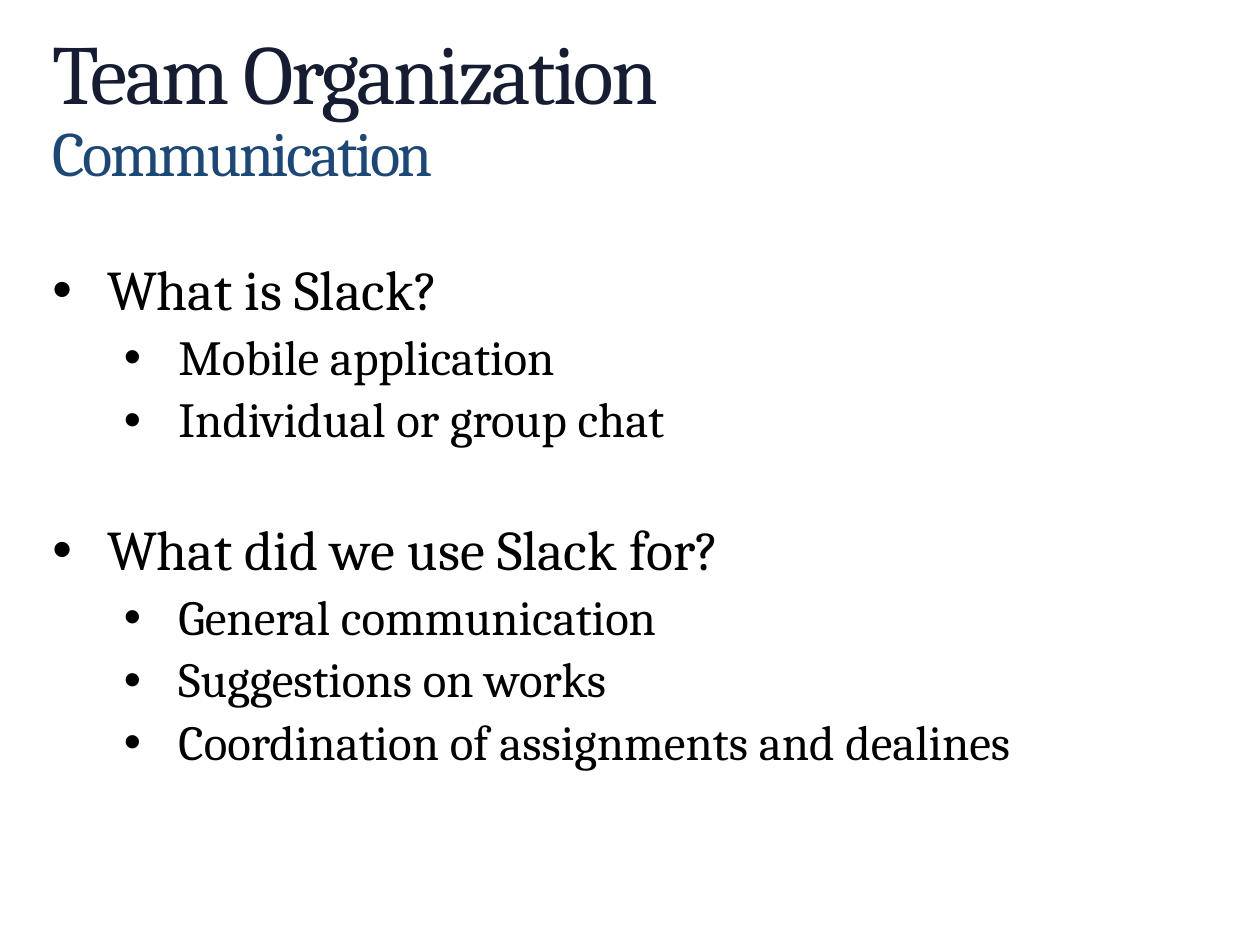
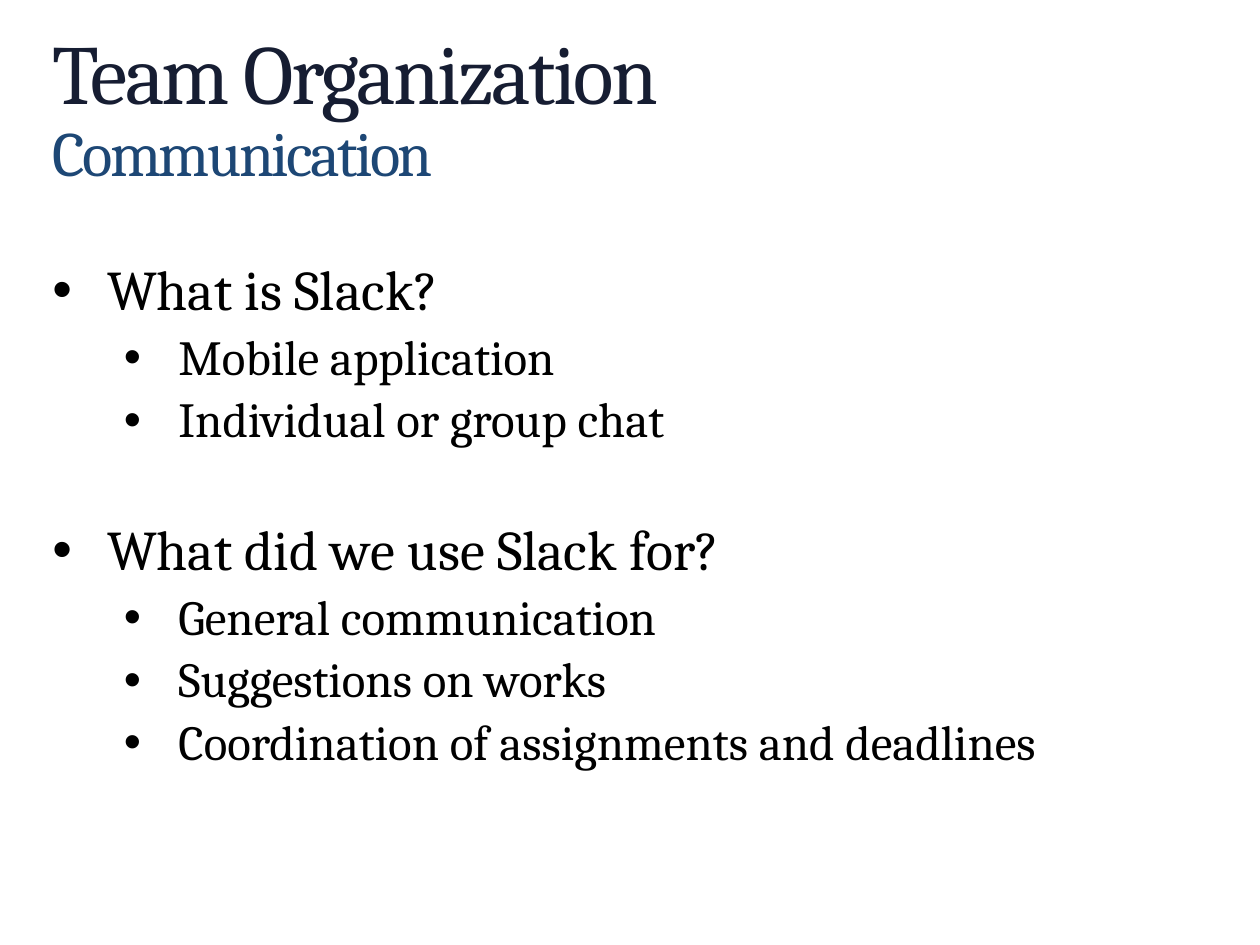
Before and after one commit to Sundrin/Software-Engineering---Team-Project, a slide deck: slide 8 of Interim Presentation/Software Engineering.pptx. Drawn at 1260x945 pixels with LibreOffice and Linux fonts; fonts in the diff are those of the drawing; background and template pictures are left out. Boxes give left, top, right and bottom in pixels: in the first picture for what was removed or moved away, otherwise in the second. Text is boxed around its words. In the diff, an @@ line names an element or a change of style, - is before the commit and + after.

Commit message:
typo correction

```diff
--- a/Interim Presentation/Software Engineering.pptx
+++ b/Interim Presentation/Software Engineering.pptx
@@ text at (178, 725, 1035, 771): text changed @@
-  • Coordination of assignments and dealines
+  • Coordination of assignments and deadlines
```
